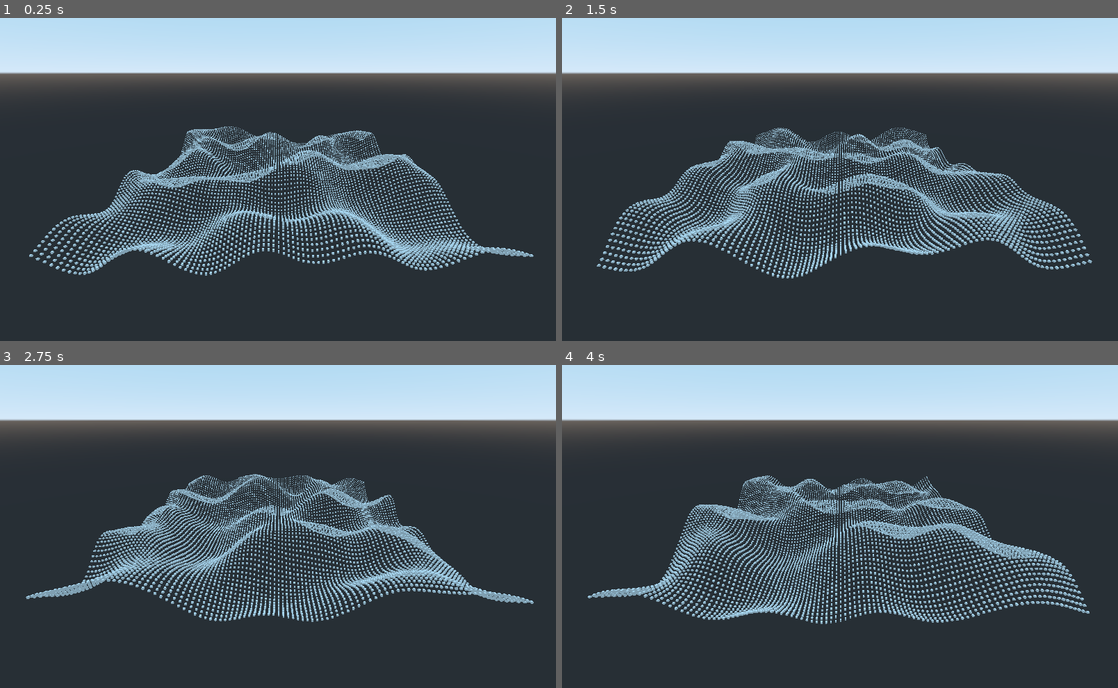
Above: before the commit, frames 1-4 (two rows, left to right).
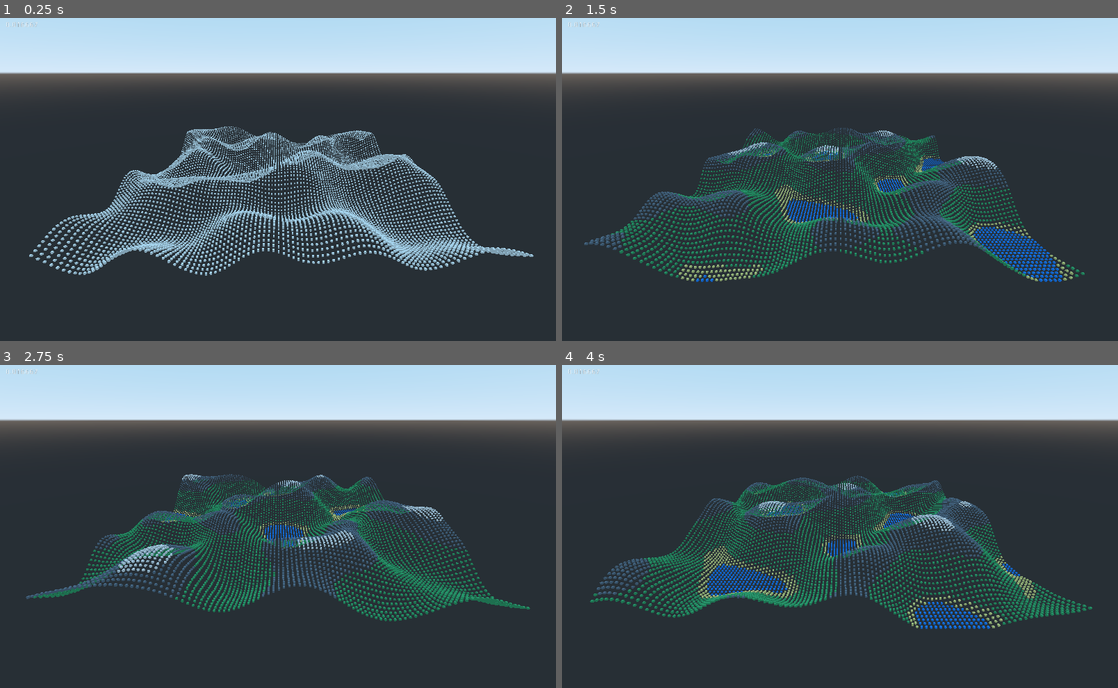
Above: after the commit, the same moments.

Repository: OsakiTsukiko/noise
Game: Godot game, scene res://scenes/main_scene.tscn
Two runs of this game, one before a commit and one after it. Both use one fixed random seed, a clock stepped at 60 frames per second and the inputs below.
Inputs:
- Up to frame 1 (0.25 s): no input
- Up to frame 2 (1.5 s): tap Enter (ui_accept) at 0.5, 0.6, 0.77, 1.07, 1.35 s; hold Right (ui_right) 0.53-1.28 s; hold Down (ui_down) from 1.28 s (still down)
- Up to frame 3 (2.75 s): tap Enter (ui_accept) at 1.52, 1.82, 2.1 s; release Down (ui_down) at 2.03 s; hold Right (ui_right) from 2.03 s (still down)
- Up to frame 4 (4 s): release Right (ui_right) at 2.78 s; hold Up (ui_up) 2.78-3.53 s; tap Enter (ui_accept) at 2.85, 3.02, 3.32, 3.6, 3.77 s; hold Left (ui_left) from 3.53 s (still down)

The runs differ from the first frame. In frame 1, less than 0.1% of the frame differs, in the area x 1-7%, y 1-3%; in frame 2, 17%; in frame 3, 15%; in frame 4, 17%, in the area x 1-96%, y 1-82%.

Commit message:
Colors

Diff:
--- a/scenes/main_scene.tscn
+++ b/scenes/main_scene.tscn
@@ -7,6 +7,14 @@
 
 [node name="Main" type="Spatial" parent="."]
 
+[node name="CanvasLayer" type="CanvasLayer" parent="Main"]
+
+[node name="Label" type="Label" parent="Main/CanvasLayer"]
+margin_left = 10.0
+margin_top = 10.0
+margin_right = 50.0
+margin_bottom = 24.0
+
 [node name="Container" type="Spatial" parent="Main"]
 
 [node name="Camera" type="Camera" parent="Main"]
--- a/scripts/main_scene.gd
+++ b/scripts/main_scene.gd
@@ -2,13 +2,23 @@
 
 var point = preload("res://scenes/point.tscn")
 onready var cont = $Main/Container
+onready var label = $Main/CanvasLayer/Label
 
 const SPACE = .1
 const MULT = 1
+var idx_x = 0
+var idx_y = 0
 
 var noise = OpenSimplexNoise.new()
 
+var mat_water = SpatialMaterial.new()
+var mat_sand = SpatialMaterial.new()
+var mat_grass = SpatialMaterial.new()
+var mat_stone = SpatialMaterial.new()
+var mat_snow = SpatialMaterial.new()
+
 func _ready():
+
 	randomize()
 
 	# Configure
@@ -17,27 +27,47 @@
 	noise.period = 150.0
 	noise.persistence = 20
 
+	var dodgerblue = Color.dodgerblue
+	var khaki = Color.khaki
+	var mediumseagreen = Color.mediumseagreen
+	var slategray = Color.slategray
+	var snow = Color.snow
+	mat_water.albedo_color = dodgerblue
+	mat_sand.albedo_color = khaki
+	mat_grass.albedo_color = mediumseagreen
+	mat_stone.albedo_color = slategray
+	mat_snow.albedo_color = snow
+
 	for x in range (0, 100):
 		for y in range (0, 100):
 			var cube = point.instance();
 			var noise_lvl = noise.get_noise_2d(x, y) * MULT
 			cube.set_translation(Vector3(x * SPACE, noise_lvl, y * SPACE))
-
-#			var mat = SpatialMaterial.new()
-#			var color = Color(randf(),randf(),randf(),1)
-#			mat.albedo_color = color
-#			cube.material_override = mat
-
 			cont.add_child(cube)
 	pass
 
 func _process(delta):
-	if ( Input.is_action_just_pressed("ui_accept") ):
+	label.text = String(delta)
+
+	if ( Input.is_action_pressed("ui_right") || Input.is_action_pressed("ui_left") || Input.is_action_pressed("ui_up") || Input.is_action_pressed("ui_down") ):
 		var idx:int = 0
-		noise.seed = floor(rand_range(-2147483648, 2147483648))
-		for x in range (0, 100):
-			for y in range (0, 100):
+#		noise.seed = floor(rand_range(-2147483648, 2147483648))
+		for x in range (idx_x, idx_x + 100):
+			for y in range (idx_y, idx_y + 100):
 				var cube = cont.get_child(idx)
 				idx += 1
 				var noise_lvl = noise.get_noise_2d(x, y) * MULT
-				cube.set_translation(Vector3(x * SPACE, noise_lvl, y * SPACE))
+				if ( noise_lvl >= .6 ): cube.material_override = mat_snow
+				if ( noise_lvl >= .2 && noise_lvl < .6 ): cube.material_override = mat_stone
+				if ( noise_lvl >= -.5 && noise_lvl < .2 ): cube.material_override = mat_grass
+				if ( noise_lvl > -.6 && noise_lvl < -.5 ): cube.material_override = mat_sand
+				if ( noise_lvl <= -.6 ):
+					noise_lvl = -.6
+					cube.material_override = mat_water
+
+				cube.set_translation(Vector3((x - idx_x) * SPACE, noise_lvl, (y - idx_y) * SPACE))
+
+		if (Input.is_action_pressed("ui_right")): idx_x += 1;
+		if (Input.is_action_pressed("ui_left")): idx_x -= 1;
+		if (Input.is_action_pressed("ui_up")): idx_y -= 1;
+		if (Input.is_action_pressed("ui_down")): idx_y += 1;
